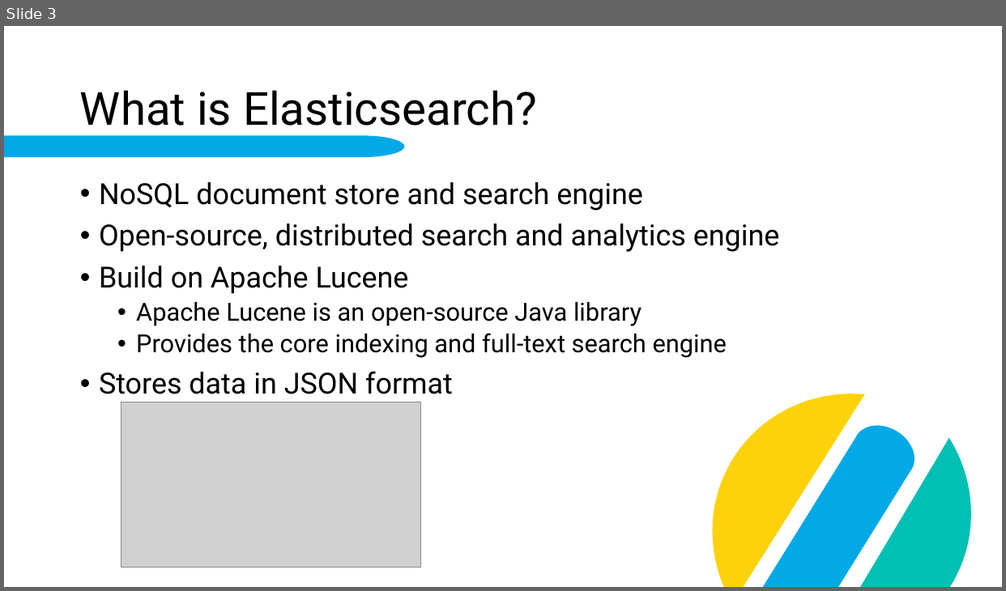
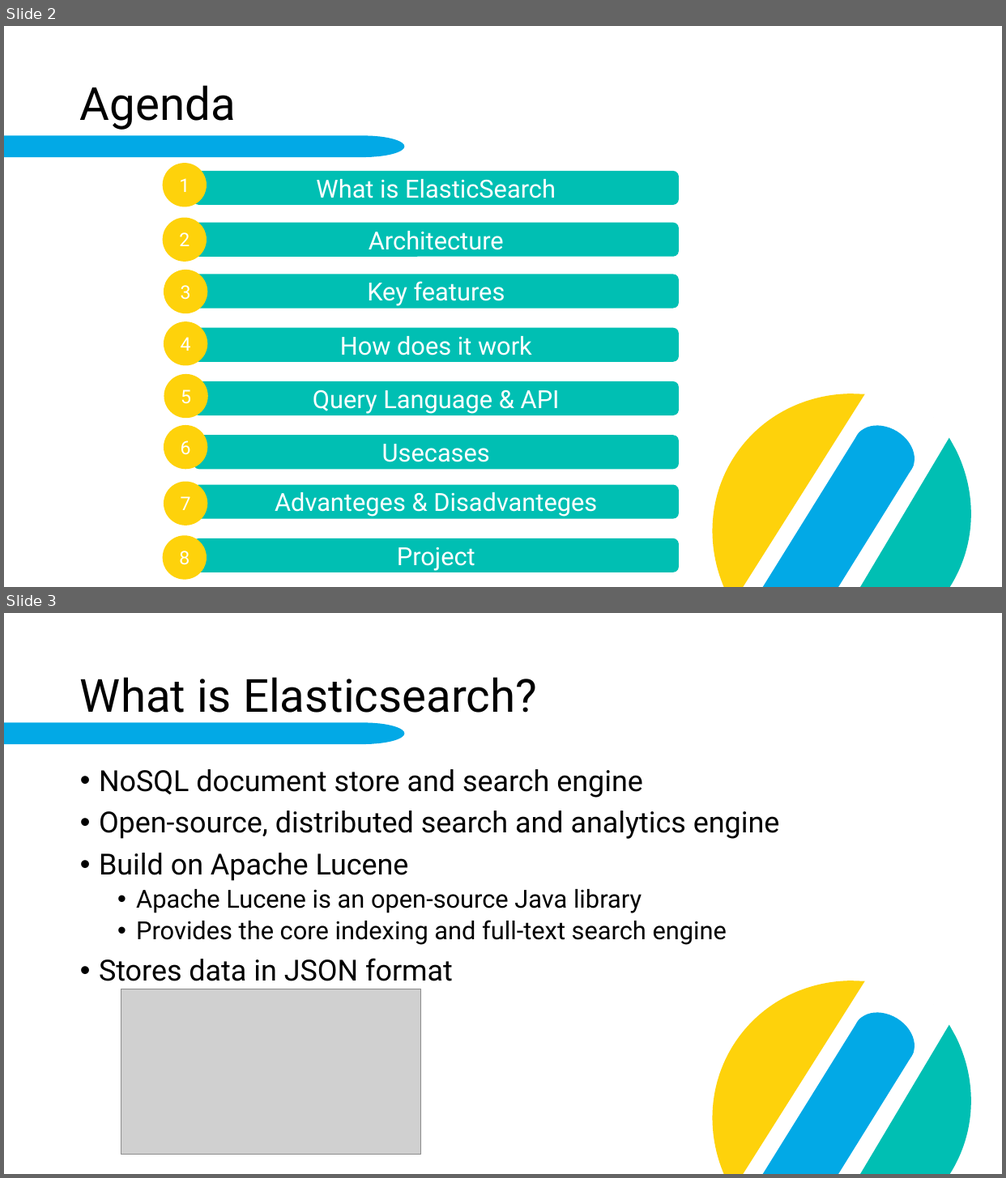
Before and after one commit to fabi2k03/dab_elasticsearch_paper, a slide deck: Elasticsearch.pptx. Shown one above the other, each under a label of ours: slide 3 before the commit, slides 2 and 3 after it. The pictures are 1006x591 and 1006x1178 pixels, drawn with LibreOffice and Linux fonts; fonts in the diff are those of the drawing; grey boxes stand for pictures; background and template pictures are left out. Boxes give left, top, right and bottom in pixels: in the first picture for what was removed or moved away, otherwise in the second. Text is boxed around its words. In the diff, an @@ line names an element or a change of style, - is before the commit and + after.

Commit message:
Added content to presentation "Agenda"

```diff
--- a/Elasticsearch.pptx
+++ b/Elasticsearch.pptx
@@ slide 2 added at <box>4,26,1002,587</box>, background #FFFFFF; not listed: 5 template elements that a slide beside it also shows @@
@@ title added at <box>80,85,236,130</box>, 44 pt, text #000000 @@
+Agenda
@@ ellipse added at <box>163,163,206,207</box>, fill #FED20B, 18 pt, text #FFFFFF @@
+1
@@ rounded rectangle added at <box>194,171,680,206</box>, fill #00BFB3, 24 pt, text #FFFFFF @@
+What is ElasticSearch
@@ ellipse added at <box>163,218,206,262</box>, fill #FED20B, 18 pt, text #FFFFFF @@
+2
@@ rounded rectangle added at <box>194,223,680,258</box>, fill #00BFB3, 24 pt, text #FFFFFF @@
+Architecture
@@ ellipse added at <box>164,270,207,314</box>, fill #FED20B, 18 pt, text #FFFFFF @@
+3
@@ rounded rectangle added at <box>194,275,680,309</box>, fill #00BFB3, 24 pt, text #FFFFFF @@
+Key features
@@ ellipse added at <box>164,322,207,366</box>, fill #FED20B, 18 pt, text #FFFFFF @@
+4
@@ rounded rectangle added at <box>194,327,680,362</box>, fill #00BFB3, 24 pt, text #FFFFFF @@
+How does it work
@@ ellipse added at <box>164,374,208,418</box>, fill #FED20B, 18 pt, text #FFFFFF @@
+5
@@ rounded rectangle added at <box>194,382,680,416</box>, fill #00BFB3, 24 pt, text #FFFFFF @@
+Query Language & API
@@ ellipse added at <box>164,426,207,470</box>, fill #FED20B, 18 pt, text #FFFFFF @@
+6
@@ rounded rectangle added at <box>194,436,680,470</box>, fill #00BFB3, 24 pt, text #FFFFFF @@
+Usecases
@@ ellipse added at <box>164,482,207,526</box>, fill #FED20B, 18 pt, text #FFFFFF @@
+7
@@ rounded rectangle added at <box>194,485,680,519</box>, fill #00BFB3, 24 pt, text #FFFFFF @@
+Advanteges & Disadvanteges
@@ ellipse added at <box>163,535,206,580</box>, fill #FED20B, 18 pt, text #FFFFFF @@
+8
@@ rounded rectangle added at <box>194,539,680,574</box>, fill #00BFB3, 24 pt, text #FFFFFF @@
+Project
```
Also in this commit, not shown: 2 slides changed, 1 slide removed.
